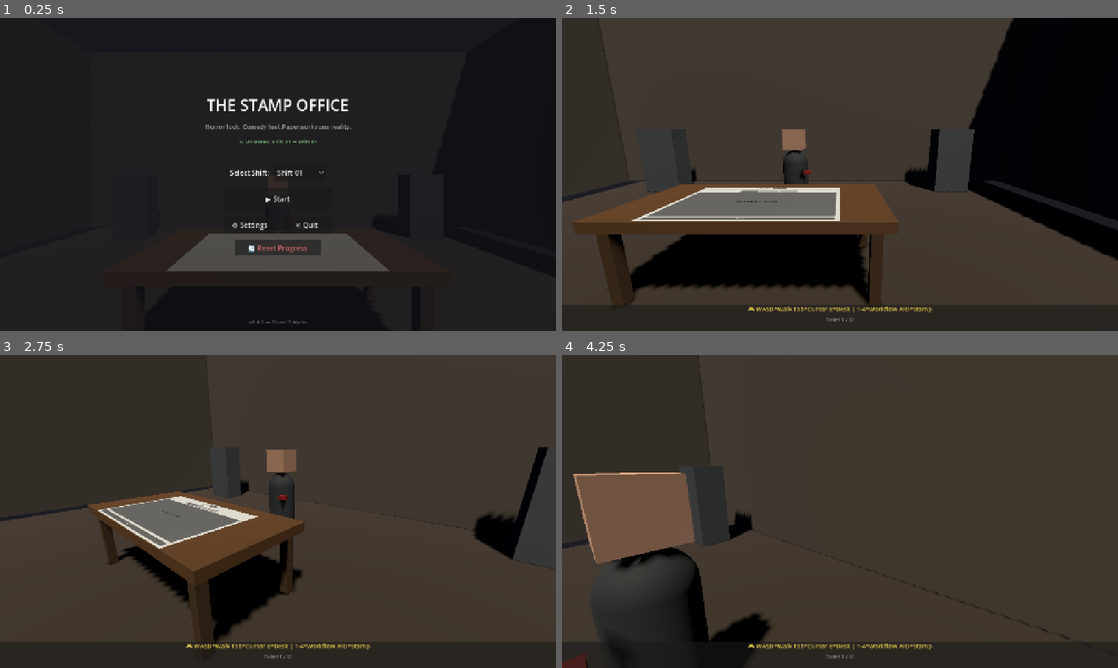
Above: before the commit, frames 1-4 (two rows, left to right).
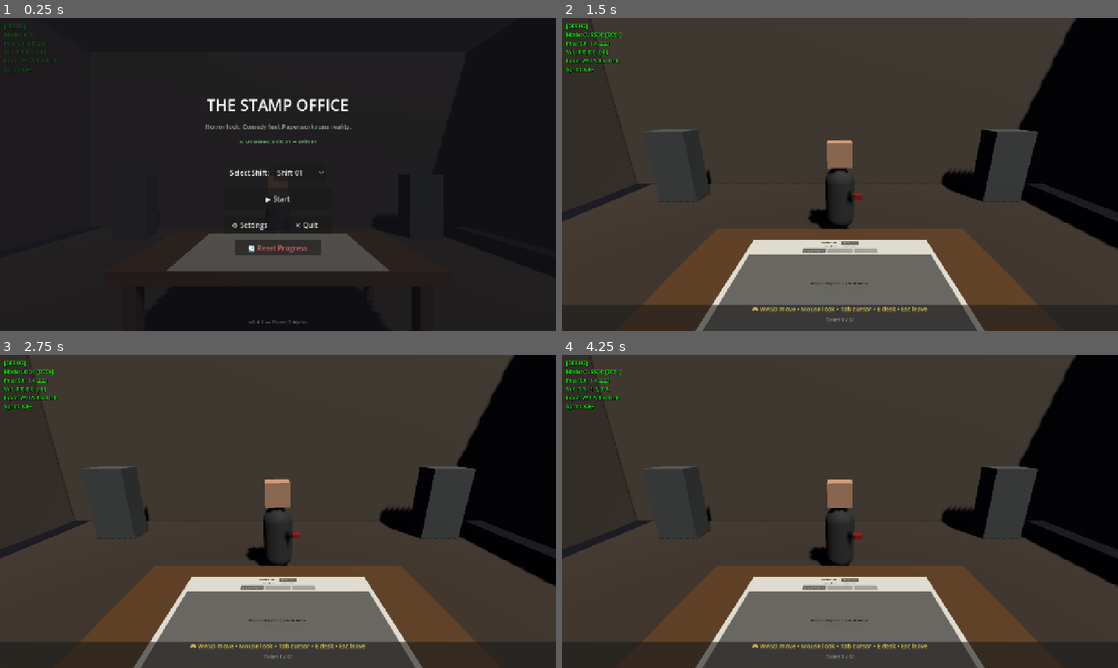
Above: after the commit, the same moments.

Repository: ThanhNguyxn/the-stamp-office
Game: Godot game, scene res://scenes/Main.tscn
Same seed, same stepped clock (60 frames per second), same inputs: the game is played once before the commit and once after it.
Inputs (mouse positions are in pixels of both pictures, inside the frame that each line leads up to):
- Up to frame 1 (0.25 s): no input
- Up to frame 2 (1.5 s): click "▶ Start" at 0.5 s; tap Enter at 1.25 s; move the mouse to (962, 158) at 1.27 s; hold D (move_right) from 1.28 s (still down); hold E (interact) from 1.28 s (still down); click (962, 158) at 1.42 s
- Up to frame 3 (2.75 s): tap Space at 1.52, 2.27 s; tap Shift (move_sprint) at 1.55, 2.1 s; move the mouse to (250, 511) at 2.02 s; release D (move_right) at 2.03 s; release E (interact) at 2.03 s; hold W (move_forward) from 2.03 s (still down); tap Tab (toggle_cursor) at 2.3 s
- Up to frame 4 (4.25 s): tap Space at 2.75, 3.77 s; move the mouse to (895, 442) at 2.77 s; release W (move_forward) at 2.78 s; hold D (move_right) 2.78-3.53 s; hold Tab (toggle_cursor) 2.78-3.53 s; click (895, 442) at 2.92 s; tap E (interact) at 3.05, 3.6 s; move the mouse to (812, 574) at 3.52 s; hold W (move_forward) from 3.53 s (still down); click (812, 574) at 3.67 s; tap Shift (move_sprint) at 3.8 s

The runs differ from the first frame. In frame 1, 0.2% of the frame differs, in the area x 0-10%, y 1-18%; in frame 2, 32%; in frame 3, 32%; in frame 4, 36%, in the area x 0-100%, y 0-100%.

Commit message:
fix: enable WASD movement and cursor toggle in shift

Diff:
--- a/game/scripts/PlayerController.gd
+++ b/game/scripts/PlayerController.gd
@@ -1,15 +1,17 @@
 extends CharacterBody3D
 ## PlayerController - First-person movement with mouse-look
+## FIXED: Works inside SubViewport by using Input polling instead of _input()
 ## Two modes: LOOK_MODE (mouse captured, can walk) and CURSOR_MODE (mouse visible, can click UI)
 
 @export var move_speed: float = 4.0
 @export var sprint_speed: float = 7.0
-@export var mouse_sensitivity: float = 0.002
+@export var mouse_sensitivity: float = 0.003
 @export var gravity: float = 9.8
 
 # Node references
 var head: Node3D = null
 var camera: Camera3D = null
+var debug_label: Label = null
 
 # Mode state
 var cursor_mode: bool = false
@@ -21,50 +23,63 @@
 const PITCH_MIN: float = -1.4  # ~80 degrees down
 const PITCH_MAX: float = 1.4   # ~80 degrees up
 
+# Debug info
+var last_input_state: String = ""
+
 func _ready() -> void:
 	# Find child nodes
 	head = get_node_or_null("Head")
 	if head:
 		camera = head.get_node_or_null("Camera3D")
-
-	# Start in look mode (cursor captured)
-	set_cursor_mode(false)
-
-func _input(event: InputEvent) -> void:
-	# Toggle cursor mode with Tab
-	if event.is_action_pressed("toggle_cursor"):
+		if camera:
+			camera.make_current()
+
+	# Create debug HUD label
+	_create_debug_hud()
+
+	# Start in LOOK mode (cursor captured, movement enabled)
+	cursor_mode = false
+	Input.set_mouse_mode(Input.MOUSE_MODE_CAPTURED)
+
+	print("[PlayerController] Ready - LOOK mode, WASD enabled")
+
+func _create_debug_hud() -> void:
+	# Create a CanvasLayer for debug HUD that overlays everything
+	var canvas = CanvasLayer.new()
+	canvas.layer = 100
+	add_child(canvas)
+
+	debug_label = Label.new()
+	debug_label.position = Vector2(10, 10)
+	debug_label.add_theme_font_size_override("font_size", 12)
+	debug_label.add_theme_color_override("font_color", Color(0, 1, 0, 1))
+	debug_label.add_theme_color_override("font_shadow_color", Color(0, 0, 0, 1))
+	debug_label.add_theme_constant_override("shadow_offset_x", 1)
+	debug_label.add_theme_constant_override("shadow_offset_y", 1)
+	canvas.add_child(debug_label)
+
+func _physics_process(delta: float) -> void:
+	# Always update debug HUD
+	_update_debug_hud()
+
+	# Check for mode toggle via Input (works globally)
+	if Input.is_action_just_pressed("toggle_cursor"):
 		set_cursor_mode(not cursor_mode)
-		return
-
-	# Leave desk focus with Escape
-	if event.is_action_pressed("ui_cancel"):
+
+	# Check for interact (E) to focus/unfocus desk
+	if Input.is_action_just_pressed("interact"):
+		focus_desk(not desk_focused)
+
+	# Check for escape to unfocus desk
+	if Input.is_action_just_pressed("ui_cancel"):
 		if desk_focused:
 			focus_desk(false)
-		return
-
-	# Interact with E (toggle desk focus)
-	if event.is_action_pressed("interact"):
-		focus_desk(not desk_focused)
-		return
-
-	# Mouse look (only in look mode and not desk focused)
-	if event is InputEventMouseMotion and not cursor_mode and not desk_focused:
-		var motion = event as InputEventMouseMotion
-
-		# Yaw (rotate body left/right)
-		rotate_y(-motion.relative.x * mouse_sensitivity)
-
-		# Pitch (rotate head up/down)
-		if head:
-			head.rotate_x(-motion.relative.y * mouse_sensitivity)
-			head.rotation.x = clampf(head.rotation.x, PITCH_MIN, PITCH_MAX)
-
-func _physics_process(delta: float) -> void:
+
 	# Don't move if in cursor mode or desk focused
 	if cursor_mode or desk_focused:
 		return
 
-	# Get movement input
+	# Get movement input (uses global Input - works even in SubViewport)
 	var input_dir := Vector2.ZERO
 	if Input.is_action_pressed("move_forward"):
 		input_dir.y -= 1
@@ -75,6 +90,14 @@
 	if Input.is_action_pressed("move_right"):
 		input_dir.x += 1
 
+	# Store for debug
+	last_input_state = "W:%s A:%s S:%s D:%s" % [
+		"1" if Input.is_action_pressed("move_forward") else "0",
+		"1" if Input.is_action_pressed("move_left") else "0",
+		"1" if Input.is_action_pressed("move_back") else "0",
+		"1" if Input.is_action_pressed("move_right") else "0"
+	]
+
 	input_dir = input_dir.normalized()
 
 	# Calculate movement direction relative to player facing
@@ -88,8 +111,8 @@
 		velocity.x = direction.x * speed
 		velocity.z = direction.z * speed
 	else:
-		velocity.x = move_toward(velocity.x, 0, speed)
-		velocity.z = move_toward(velocity.z, 0, speed)
+		velocity.x = move_toward(velocity.x, 0, speed * 0.5)
+		velocity.z = move_toward(velocity.z, 0, speed * 0.5)
 
 	# Apply gravity
 	if not is_on_floor():
@@ -99,17 +122,59 @@
 
 	move_and_slide()
 
+func _update_debug_hud() -> void:
+	if not debug_label:
+		return
+
+	var mode_str = "CURSOR" if cursor_mode else "LOOK"
+	var desk_str = " [DESK]" if desk_focused else ""
+	var pos = global_position
+	var vel = velocity
+
+	debug_label.text = """[DEBUG]
+Mode: %s%s
+Pos: (%.1f, %.1f, %.1f)
+Vel: (%.1f, %.1f, %.1f)
+Input: %s
+Sprint: %s""" % [
+		mode_str, desk_str,
+		pos.x, pos.y, pos.z,
+		vel.x, vel.y, vel.z,
+		last_input_state,
+		"ON" if Input.is_action_pressed("move_sprint") else "OFF"
+	]
+
+## Handle mouse motion - called from Shift.gd since we're in SubViewport
+func handle_mouse_motion(relative: Vector2) -> void:
+	# Only handle if not in cursor mode and not desk focused
+	if cursor_mode or desk_focused:
+		return
+
+	# Yaw (rotate body left/right)
+	rotate_y(-relative.x * mouse_sensitivity)
+
+	# Pitch (rotate head up/down)
+	if head:
+		head.rotate_x(-relative.y * mouse_sensitivity)
+		head.rotation.x = clampf(head.rotation.x, PITCH_MIN, PITCH_MAX)
+
 ## Set cursor mode (visible mouse for clicking UI)
 func set_cursor_mode(enabled: bool) -> void:
 	cursor_mode = enabled
 	if enabled:
 		Input.set_mouse_mode(Input.MOUSE_MODE_VISIBLE)
+		print("[PlayerController] → CURSOR mode (movement disabled)")
 	else:
 		Input.set_mouse_mode(Input.MOUSE_MODE_CAPTURED)
+		print("[PlayerController] → LOOK mode (WASD enabled)")
 
 ## Check if currently in cursor mode
 func is_cursor_mode() -> bool:
 	return cursor_mode
+
+## Check if desk is focused
+func is_desk_focused() -> bool:
+	return desk_focused
 
 ## Focus on desk (snap camera to desk view)
 func focus_desk(enabled: bool) -> void:
@@ -118,31 +183,36 @@
 		saved_transform = global_transform
 
 		# Find desk focus marker or use default position
-		var desk_focus = get_parent().find_child("DeskFocus", true, false) as Node3D
+		var parent = get_parent()
+		var desk_focus: Node3D = null
+		if parent:
+			desk_focus = parent.find_child("DeskFocus", true, false) as Node3D
+
 		if desk_focus:
 			desk_focus_transform = desk_focus.global_transform
 		else:
 			# Default: position in front of desk looking at paper
 			desk_focus_transform = Transform3D()
 			desk_focus_transform.origin = Vector3(0, 1.6, 2.0)
-			desk_focus_transform = desk_focus_transform.looking_at(Vector3(0, 0.8, 0.8), Vector3.UP)
 
 		# Teleport to desk focus
 		global_transform.origin = desk_focus_transform.origin
 
 		# Reset head pitch and body rotation to face desk
-		rotation.y = desk_focus_transform.basis.get_euler().y
+		rotation.y = 0
 		if head:
-			head.rotation.x = desk_focus_transform.basis.get_euler().x
+			head.rotation.x = -0.3  # Look down at desk slightly
 
 		desk_focused = true
 		set_cursor_mode(true)
+		print("[PlayerController] Focused on desk")
 
 	elif not enabled and desk_focused:
 		# Restore saved transform
 		global_transform = saved_transform
 		desk_focused = false
 		set_cursor_mode(false)
+		print("[PlayerController] Left desk")
 
 ## Get the camera node (for external access)
 func get_camera() -> Camera3D:
--- a/game/scripts/Shift.gd
+++ b/game/scripts/Shift.gd
@@ -2,7 +2,8 @@
 ## Shift - Desk job workflow gameplay with world-space UI on 3D paper
 ## UI rendered to PaperViewport and displayed on 3D PaperScreen mesh
 ## Input: mouse clicks on paper OR keyboard shortcuts
-## Supports first-person movement with cursor/look mode toggle
+## FIXED: Forwards mouse motion to PlayerController for SubViewport compatibility
+## FIXED: Starts in LOOK mode so WASD movement works immediately
 
 # Paper viewport (contains the UI)
 @onready var paper_viewport: SubViewport = $PaperViewport
@@ -142,8 +143,6 @@
 		if shift_events.has_signal("event_ended"):
 			shift_events.connect("event_ended", _on_event_ended)
 
-	if toast:
-		toast.text = ""
 	if event_overlay:
 		event_overlay.visible = false
 
@@ -163,8 +162,8 @@
 	# Populate rulebook
 	_populate_rulebook()
 
-	# Show rulebook on start
-	_open_rulebook()
+	# DON'T show rulebook on start - let player explore first
+	# _open_rulebook()
 
 	if tickets.size() > 0:
 		_show(0)
@@ -177,26 +176,23 @@
 			attachment.text = "Run: python tools/sync_game_data.py"
 		_update_workflow_ui()
 
-	# Start with player focused on desk (cursor mode for UI interaction)
-	_focus_player_on_desk(true)
+	# Show controls hint
+	if toast:
+		toast.text = "🎮 WASD move • Mouse look • Tab cursor • E desk • Esc leave"
+
+	# DO NOT start in cursor mode - start in LOOK mode so WASD works!
+	# Player starts in LOOK mode by default in PlayerController._ready()
 
 	# Wait for viewport to fully initialize before enabling raycast
 	await get_tree().process_frame
 	await get_tree().process_frame  # Extra frame for physics
 	raycast_ready = true
 
-## Focus player on desk (cursor mode + camera snap)
-func _focus_player_on_desk(enabled: bool) -> void:
-	if player_controller and player_controller.has_method("focus_desk"):
-		player_controller.focus_desk(enabled)
-	elif player_controller and player_controller.has_method("set_cursor_mode"):
-		player_controller.set_cursor_mode(enabled)
-
 ## Check if player is in cursor mode (can click UI)
 func _is_cursor_mode() -> bool:
 	if player_controller and player_controller.has_method("is_cursor_mode"):
 		return player_controller.is_cursor_mode()
-	return true  # Default to cursor mode if no player
+	return false  # Default to LOOK mode if no player
 
 ## Ensure SubViewport is 3D-capable for physics raycasting
 func _ensure_viewport_3d_capable() -> void:
@@ -259,6 +255,109 @@
 	mat.shading_mode = BaseMaterial3D.SHADING_MODE_UNSHADED
 	paper_screen.material_override = mat
 
+## Handle ALL input - forward mouse motion to PlayerController
+func _input(event: InputEvent) -> void:
+	# Forward mouse motion to PlayerController (needed because it's in SubViewport)
+	if event is InputEventMouseMotion:
+		if player_controller and player_controller.has_method("handle_mouse_motion"):
+			var motion = event as InputEventMouseMotion
+			player_controller.handle_mouse_motion(motion.relative)
+		# In cursor mode, also handle paper raycast
+		if _is_cursor_mode():
+			_handle_paper_mouse(event)
+		return
+
+	# Handle mouse clicks only in cursor mode
+	if event is InputEventMouseButton:
+		if _is_cursor_mode():
+			_handle_paper_mouse(event)
+		return
+
+## Handle mouse input on paper (raycast to paper and forward to viewport)
+func _handle_paper_mouse(event: InputEvent) -> void:
+	if not event is InputEventMouse:
+		return
+
+	# Early exit if raycast not ready
+	if not raycast_ready:
+		return
+
+	# Check all required nodes are valid
+	if not is_instance_valid(camera_3d):
+		return
+	if not is_instance_valid(paper_area):
+		return
+	if not is_instance_valid(paper_viewport):
+		return
+	if not is_instance_valid(paper_screen):
+		return
+
+	var mouse_event = event as InputEventMouse
+	var mouse_pos = mouse_event.position
+
+	# Get space state safely - returns null if World3D not ready
+	var space_state = _get_space_state_3d()
+	if not is_instance_valid(space_state):
+		return  # Safely skip - no crash
+
+	# Convert screen position to ray
+	var from = camera_3d.project_ray_origin(mouse_pos)
+	var dir = camera_3d.project_ray_normal(mouse_pos)
+	var to = from + dir * 100.0
+
+	# Raycast in physics space
+	var query = PhysicsRayQueryParameters3D.create(from, to)
+	query.collide_with_areas = true
+	query.collide_with_bodies = false
+	var result = space_state.intersect_ray(query)
+
+	if result.is_empty():
+		return
+
+	# Check if we hit the paper area
+	var collider = result.get("collider")
+	if collider != paper_area:
+		return
+
+	# Get hit position and convert to paper local coords
+	var hit_pos = result.get("position", Vector3.ZERO)
+	var local_pos = paper_screen.global_transform.affine_inverse() * hit_pos
+
+	# Paper quad is 1.6 x 1.0 centered at origin, rotated to lie flat
+	var paper_size = Vector2(1.6, 1.0)
+	var uv = Vector2(
+		(local_pos.x / paper_size.x) + 0.5,
+		(-local_pos.y / paper_size.y) + 0.5
+	)
+
+	# Clamp UV to valid range
+	uv = uv.clamp(Vector2.ZERO, Vector2.ONE)
+
+	# Convert to viewport coords
+	var vp_size = paper_viewport.size
+	var vp_pos = Vector2(uv.x * vp_size.x, uv.y * vp_size.y)
+
+	# Create new event with remapped position
+	var new_event: InputEventMouse
+	if event is InputEventMouseButton:
+		var btn_event = InputEventMouseButton.new()
+		btn_event.button_index = (event as InputEventMouseButton).button_index
+		btn_event.pressed = (event as InputEventMouseButton).pressed
+		btn_event.position = vp_pos
+		btn_event.global_position = vp_pos
+		new_event = btn_event
+	elif event is InputEventMouseMotion:
+		var motion_event = InputEventMouseMotion.new()
+		motion_event.position = vp_pos
+		motion_event.global_position = vp_pos
+		motion_event.relative = (event as InputEventMouseMotion).relative
+		new_event = motion_event
+	else:
+		return
+
+	# Forward to viewport
+	paper_viewport.push_input(new_event)
+
 ## Process keyboard input for workflow shortcuts
 func _unhandled_key_input(event: InputEvent) -> void:
 	if not event is InputEventKey:
@@ -268,13 +367,11 @@
 	if not key_event.pressed:
 		return
 
-	# Handle Escape to close rulebook or unfocus desk
+	# Handle Escape to close rulebook or go back
 	if key_event.keycode == KEY_ESCAPE:
 		if rulebook_popup and rulebook_popup.visible:
 			_close_rulebook()
 		elif not busy:
-			# Unfocus desk and return to look mode
-			_focus_player_on_desk(false)
 			_back()
 		return
 
@@ -336,96 +433,6 @@
 			if ticket_filed and stamp_index < current_allowed_stamps.size():
 				_stamp(current_allowed_stamps[stamp_index])
 
-## Handle mouse input - raycast to paper and forward to viewport
-func _input(event: InputEvent) -> void:
-	# Only handle mouse events here; keyboard handled by _unhandled_key_input
-	if not event is InputEventMouse:
-		return
-
-	# Only forward mouse clicks in cursor mode (so mouse-look doesn't click buttons)
-	if not _is_cursor_mode():
-		return
-
-	# Early exit if raycast not ready
-	if not raycast_ready:
-		return
-
-	# Check all required nodes are valid
-	if not is_instance_valid(camera_3d):
-		return
-	if not is_instance_valid(paper_area):
-		return
-	if not is_instance_valid(paper_viewport):
-		return
-	if not is_instance_valid(paper_screen):
-		return
-
-	var mouse_event = event as InputEventMouse
-	var mouse_pos = mouse_event.position
-
-	# Get space state safely - returns null if World3D not ready
-	var space_state = _get_space_state_3d()
-	if not is_instance_valid(space_state):
-		return  # Safely skip - no crash
-
-	# Convert screen position to ray
-	var from = camera_3d.project_ray_origin(mouse_pos)
-	var dir = camera_3d.project_ray_normal(mouse_pos)
-	var to = from + dir * 100.0
-
-	# Raycast in physics space
-	var query = PhysicsRayQueryParameters3D.create(from, to)
-	query.collide_with_areas = true
-	query.collide_with_bodies = false
-	var result = space_state.intersect_ray(query)
-
-	if result.is_empty():
-		return
-
-	# Check if we hit the paper area
-	var collider = result.get("collider")
-	if collider != paper_area:
-		return
-
-	# Get hit position and convert to paper local coords
-	var hit_pos = result.get("position", Vector3.ZERO)
-	var local_pos = paper_screen.global_transform.affine_inverse() * hit_pos
-
-	# Paper quad is 1.6 x 1.0 centered at origin, rotated to lie flat
-	var paper_size = Vector2(1.6, 1.0)
-	var uv = Vector2(
-		(local_pos.x / paper_size.x) + 0.5,
-		(-local_pos.y / paper_size.y) + 0.5
-	)
-
-	# Clamp UV to valid range
-	uv = uv.clamp(Vector2.ZERO, Vector2.ONE)
-
-	# Convert to viewport coords
-	var vp_size = paper_viewport.size
-	var vp_pos = Vector2(uv.x * vp_size.x, uv.y * vp_size.y)
-
-	# Create new event with remapped position
-	var new_event: InputEventMouse
-	if event is InputEventMouseButton:
-		var btn_event = InputEventMouseButton.new()
-		btn_event.button_index = (event as InputEventMouseButton).button_index
-		btn_event.pressed = (event as InputEventMouseButton).pressed
-		btn_event.position = vp_pos
-		btn_event.global_position = vp_pos
-		new_event = btn_event
-	elif event is InputEventMouseMotion:
-		var motion_event = InputEventMouseMotion.new()
-		motion_event.position = vp_pos
-		motion_event.global_position = vp_pos
-		motion_event.relative = (event as InputEventMouseMotion).relative
-		new_event = motion_event
-	else:
-		return
-
-	# Forward to viewport
-	paper_viewport.push_input(new_event)
-
 ## Get Save autoload node (null-safe)
 func _get_save() -> Node:
 	var save_node = get_node_or_null("/root/Save")
@@ -624,7 +631,7 @@
 ## Show keyboard controls hint in toast
 func _show_controls_hint() -> void:
 	if toast:
-		toast.text = "🎮 WASD=Walk Tab=Cursor E=Desk | 1-4=Workflow A/D=Stamp"
+		toast.text = "🎮 WASD move • Mouse look • Tab cursor • E desk • Esc leave"
 
 func _update_workflow_ui() -> void:
 	if event_active:
Not shown, changed: README.md
Not shown, changed: game/README.md
